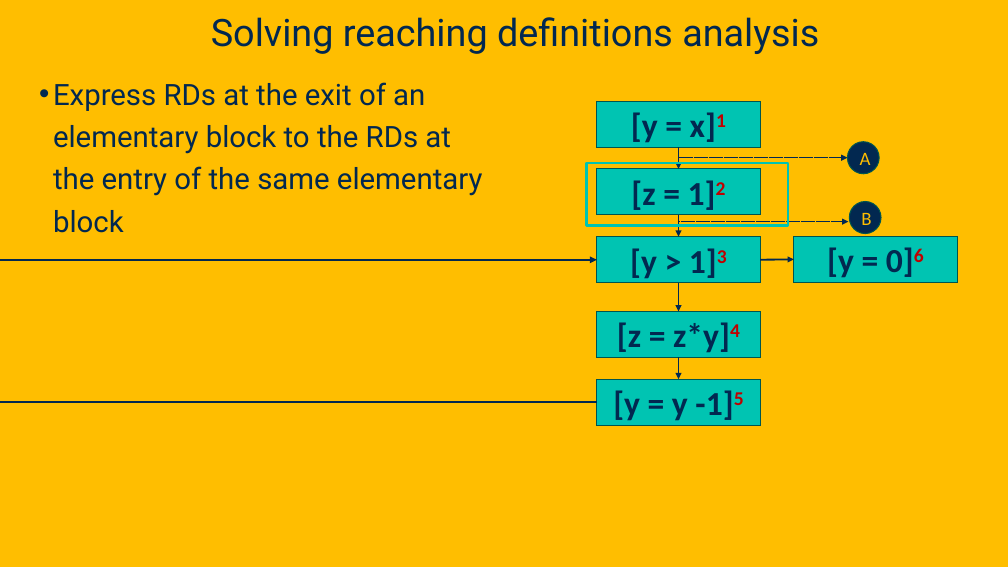
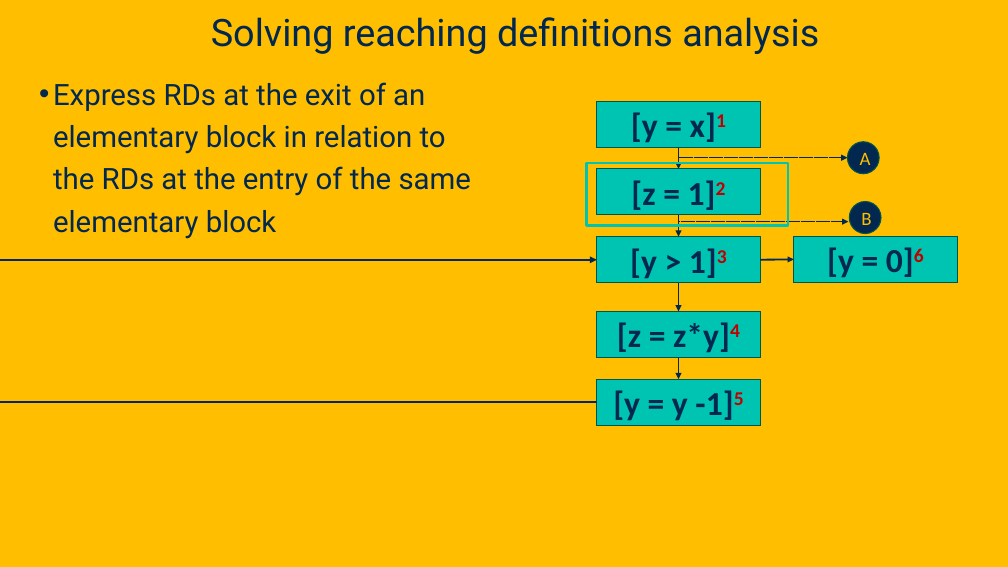
Before and after one commit to davsec-teaching/ECS289C-Spring2025, a slide deck: slide 21 of slides/3_data_flow_analysis.pptx (slide 19 before the commit). Drawn at 1008x567 pixels with LibreOffice and Linux fonts; fonts in the diff are those of the drawing; background and template pictures are left out. Boxes give left, top, right and bottom in pixels: in the first picture for what was removed or moved away, otherwise in the second. Text is boxed around its words. In the diff, an @@ line names an element or a change of style, - is before the commit and + after.

```diff
--- a/slides/3_data_flow_analysis.pptx
+++ b/slides/3_data_flow_analysis.pptx
@@ text at [53, 82, 471, 239]: text changed @@
-• Express RDs at the exit of an elementary block to the RDs at the entry of the same elementary block
+• Express RDs at the exit of an elementary block in relation to the RDs at the entry of the same elementary block
```
Also in this commit, not shown: 50 other slides changed, 4 slides added.
